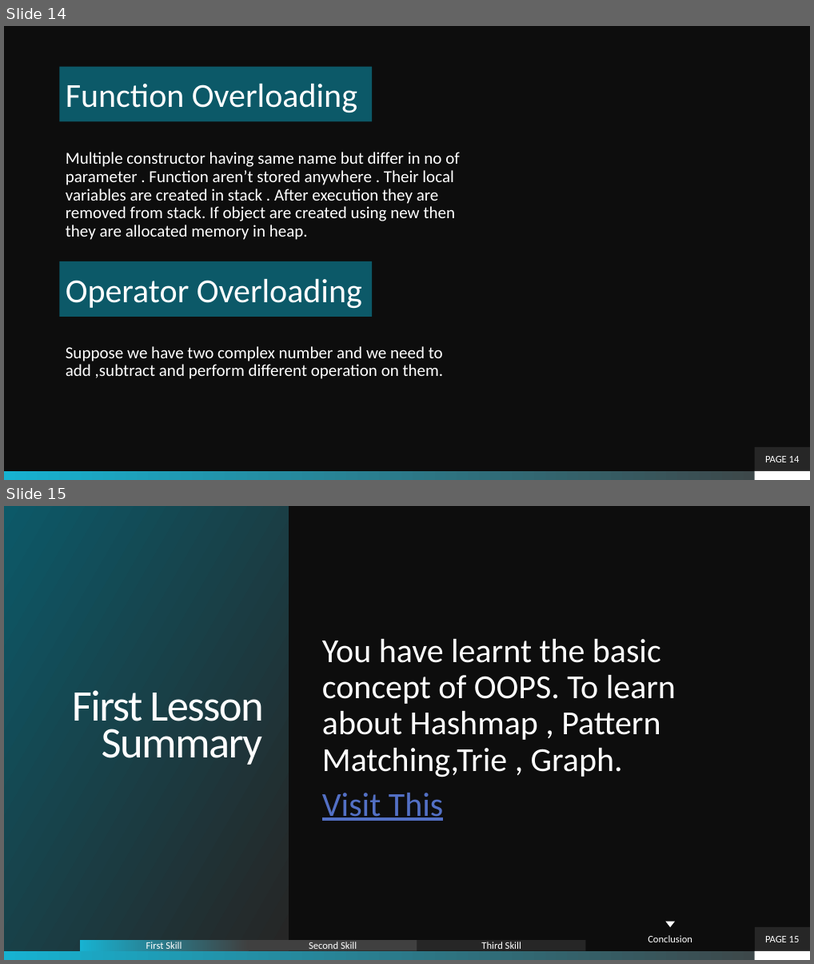
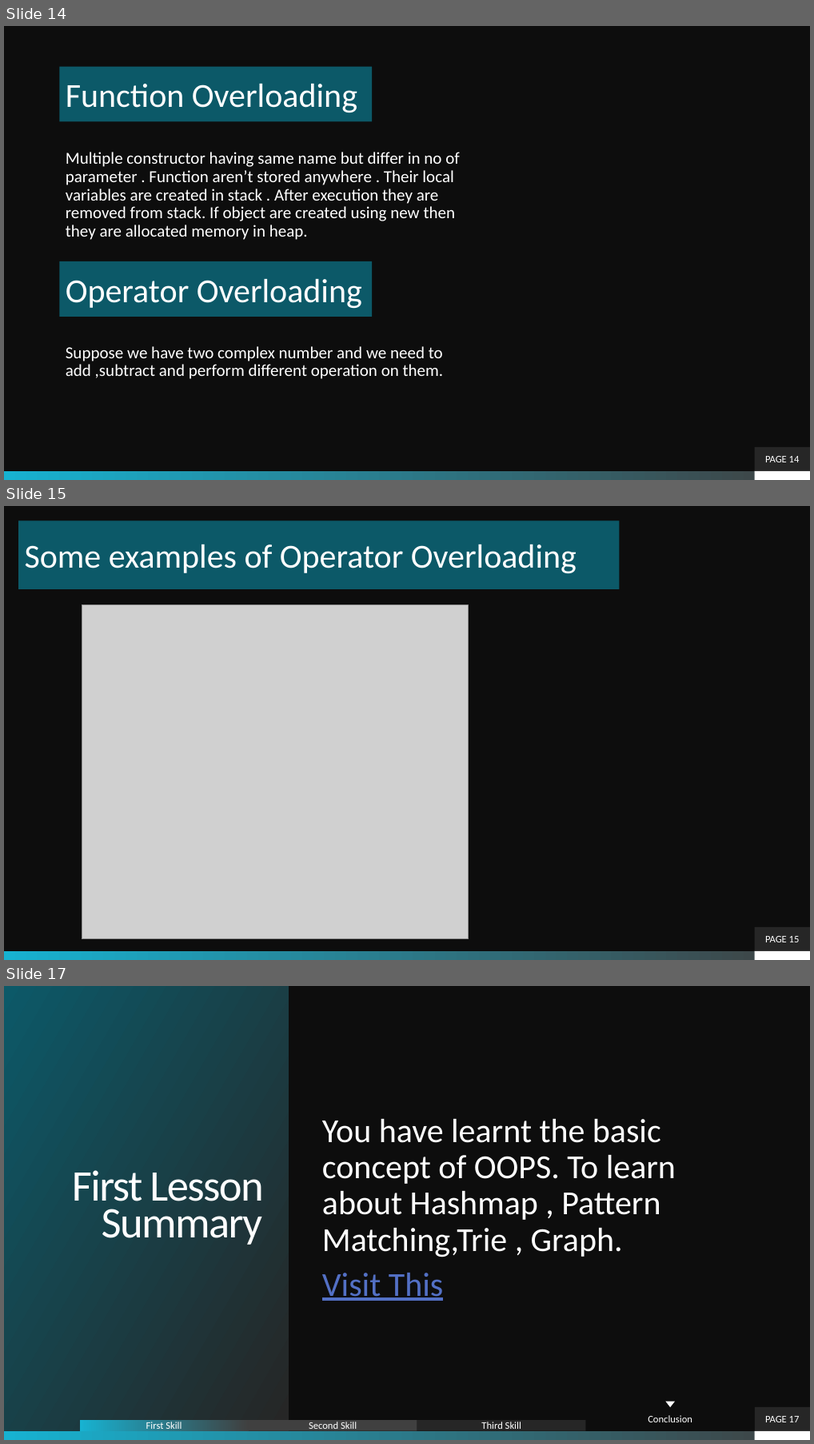
Before and after one commit to anjalidabas1999/oop, a slide deck: OOPS.pptx. Shown one above the other, each under a label of ours: slides 14 and 15 before the commit, slides 14, 15 and 17 after it; the slides between them are not shown. The pictures are 814x964 and 814x1444 pixels, drawn with LibreOffice and Linux fonts; fonts in the diff are those of the drawing; grey boxes stand for pictures; background and template pictures are left out. Boxes give left, top, right and bottom in pixels: in the first picture for what was removed or moved away, otherwise in the second. Text is boxed around its words. In the diff, an @@ line names an element or a change of style, - is before the commit and + after.

```diff
--- a/OOPS.pptx
+++ b/OOPS.pptx
@@ slide 15 added at (x1=4, y1=506, x2=810, y2=960), background picture (left out); not listed: 2 template elements that a slide beside it also shows @@
@@ title added at (x1=18, y1=520, x2=620, y2=589), fill #0C5968, 40 pt, text #FFFFFF @@
+Some examples of Operator Overloading
@@ picture added at (x1=82, y1=605, x2=469, y2=939) @@
@@ page number added at (x1=755, y1=927, x2=810, y2=951), fill #262626, 12 pt, text #FFFFFF @@
+PAGE 15
@@ what was slide 15 is now slide 17 @@
@@ page number at (x1=766, y1=1416, x2=800, y2=1422): text changed @@
-PAGE 15
+PAGE 17
```
Also in this commit, not shown: 1 other slide added.
